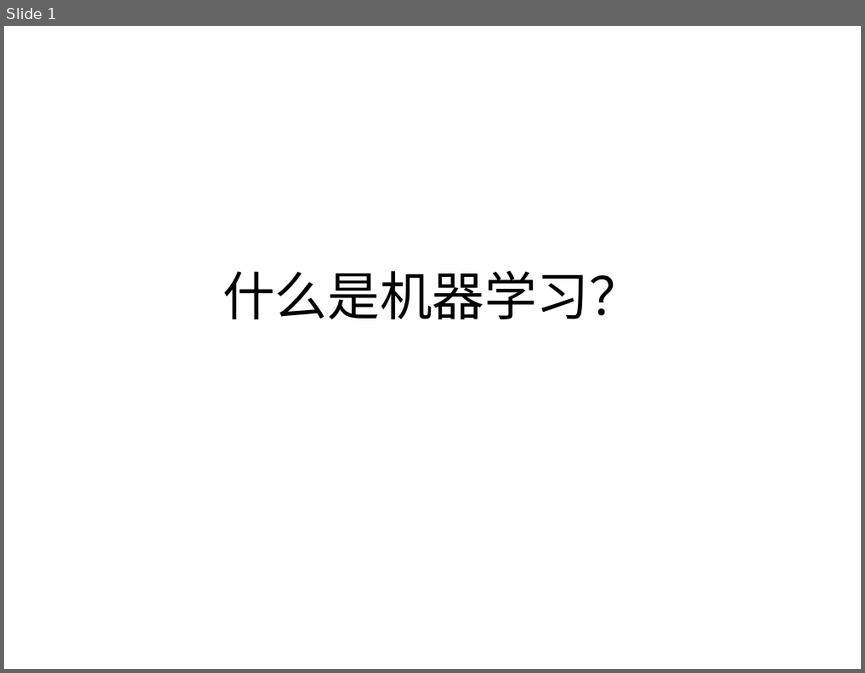
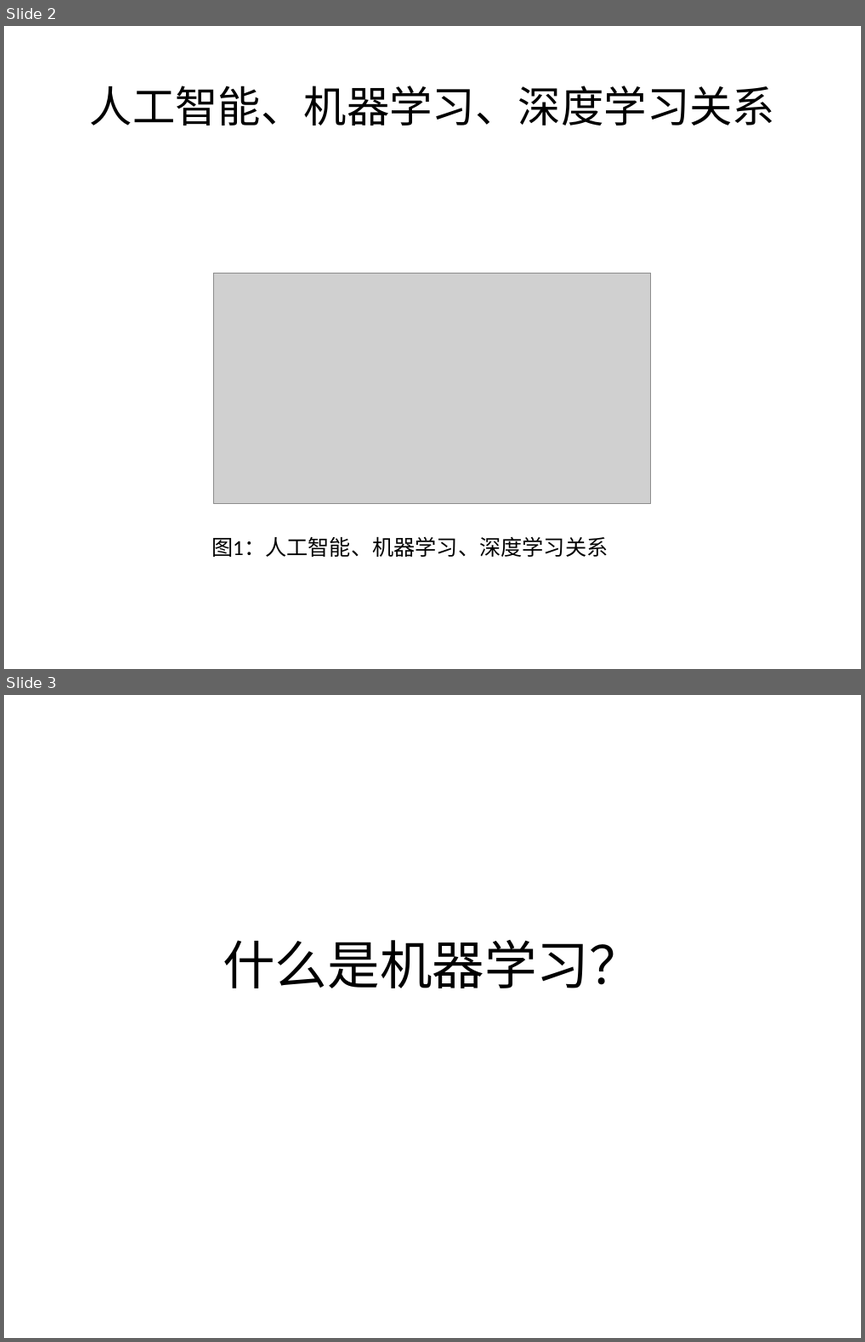
Before and after one commit to logcoding/DeepLearning, a slide deck: 机器学习&深度学习介绍.pptx. Shown one above the other, each under a label of ours: slide 1 before the commit, slides 2 and 3 after it. The pictures are 865x673 and 865x1342 pixels, drawn with LibreOffice and Linux fonts; fonts in the diff are those of the drawing; grey boxes stand for pictures. Boxes give left, top, right and bottom in pixels: in the first picture for what was removed or moved away, otherwise in the second. Text is boxed around its words. In the diff, an @@ line names an element or a change of style, - is before the commit and + after.

```diff
--- a/机器学习&深度学习介绍.pptx
+++ b/机器学习&深度学习介绍.pptx
@@ slide 2 added at bbox=[4, 26, 861, 669], background #FFFFFF @@
@@ title added at bbox=[90, 86, 775, 125], 36 pt, text #000000 @@
+人工智能、机器学习、深度学习关系
@@ picture added at bbox=[214, 272, 651, 503] @@
@@ text added at bbox=[211, 536, 608, 556], 18 pt, text #000000 @@
+图1：人工智能、机器学习、深度学习关系
@@ what was slide 1 is now slide 3 @@
```
Also in this commit, not shown: 4 slides changed, 14 other slides added, 3 slides removed, 7 other files.
